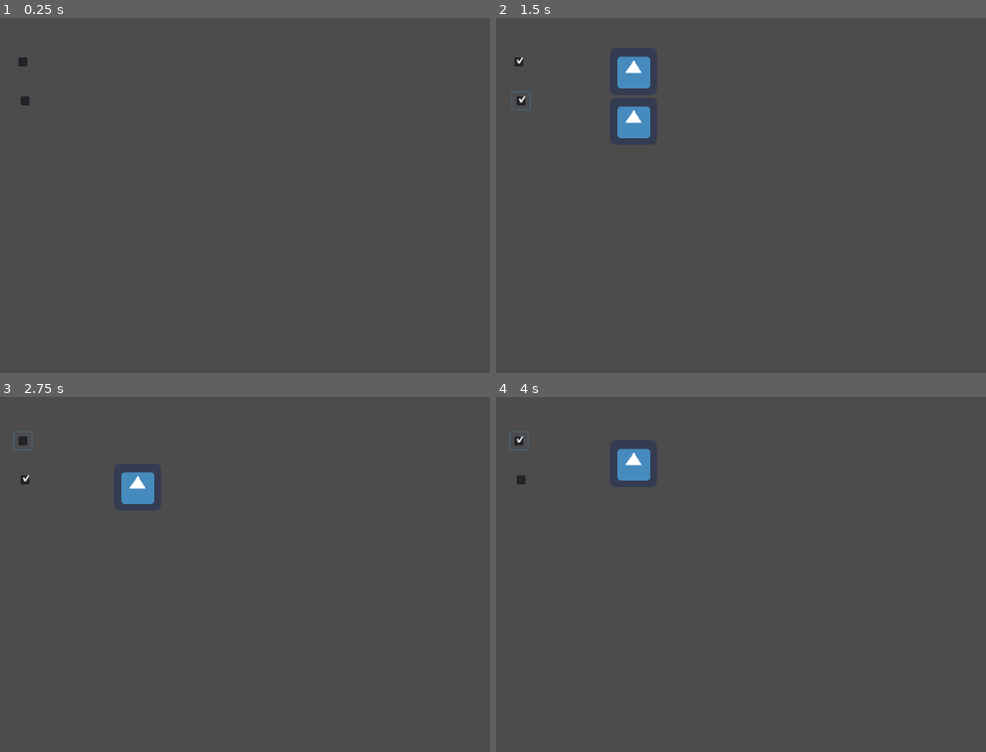
Above: before the commit, frames 1-4 (two rows, left to right).
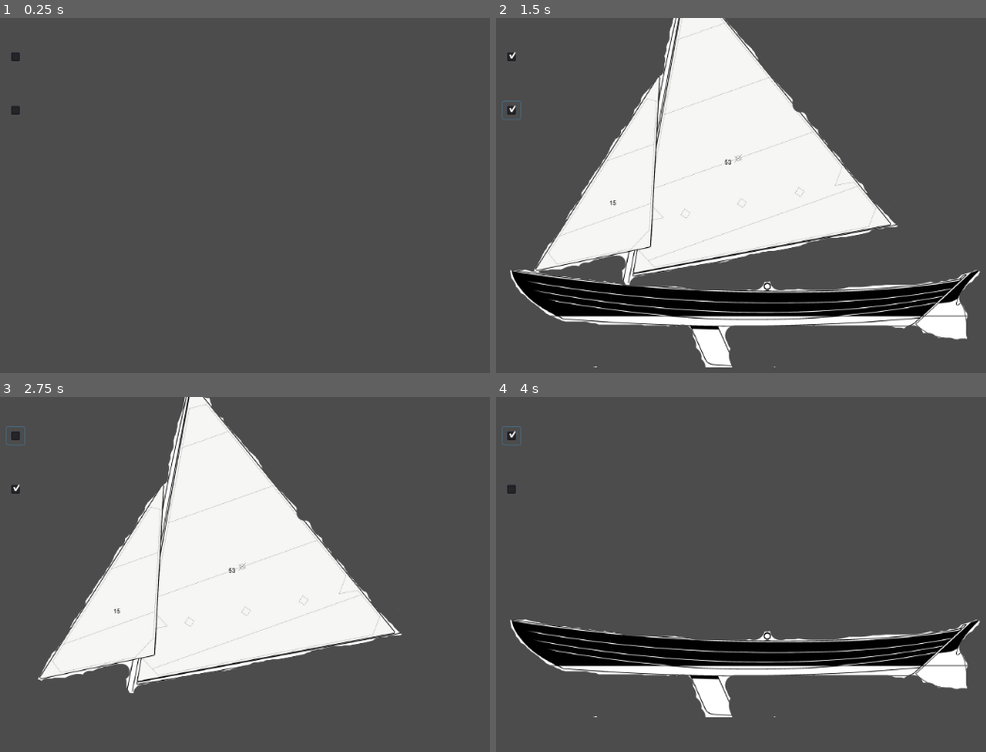
Above: after the commit, the same moments.

Repository: areed97/NewGodotPrototype
Game: Godot game, scene res://Node2D.tscn
Same seed, same stepped clock (60 frames per second), same inputs: the game is played once before the commit and once after it. The engine's default icon, where the game draws it, is replaced by a stand-in: a white triangle on a blue panel in a dark square.
Inputs (mouse positions are in pixels of both pictures, inside the frame that each line leads up to; where the layout moved, square brackets give the same spot in the first picture):
- Up to frame 1 (0.25 s): no input
- Up to frame 2 (1.5 s): click (510, 57) [520, 60] at 0.5 s; click (510, 110) [520, 99] at 1.25 s
- Up to frame 3 (2.75 s): click (14, 436) [24, 439] at 2 s
- Up to frame 4 (4 s): click (510, 489) [520, 478] at 2.75 s; click (510, 436) [520, 439] at 3.5 s

The runs differ from the first frame. In frame 1, 0.2% of the frame differs, in the area x 2-6%, y 9-28%; in frame 2, 39%, in the area x 1-99%, y 0-99%; in frame 3, 29%; in frame 4, 12%.

Commit message:
adding sprites

Diff:
--- a/GodotPrototype/Node2D.gd
+++ b/GodotPrototype/Node2D.gd
@@ -7,36 +7,19 @@
 
 
 # Called when the node enters the scene tree for the first time.
-func _ready():
-	pass # Replace with function body.
-
-
-# Called every frame. 'delta' is the elapsed time since the previous frame.
-#func _process(delta):
-#	pass
-
-
-#func _on_CheckBox_pressed():
-#	$Sprite2.hide()
-
-
-#func _on_CheckBox2_pressed():
-#	$Sprite.hide()
-
-
 func _on_CheckBox2_toggled(button_pressed):
 	if (button_pressed):
-		$Sprite.show()
-		$Sprite2.move_local_y(50)
+		self.find_node("Sail").get_child(0).show()
+		self.find_node("Base").get_child(0).move_local_y(40)
 	else:
-		$Sprite.hide()
-		$Sprite2.move_local_y(-50)
+		self.find_node("Sail").get_child(0).hide()
+		self.find_node("Base").get_child(0).move_local_y(-40)
 
 
 func _on_CheckBox_toggled(button_pressed):
 	if (button_pressed):
-		$Sprite2.show()
-		$Sprite.move_local_y(-50)
+		self.find_node("Base").get_child(0).show()
+		self.find_node("Sail").get_child(0).move_local_y(-40)
 	else:
-		$Sprite2.hide()
-		$Sprite.move_local_y(50)
+		self.find_node("Base").get_child(0).hide()
+		self.find_node("Sail").get_child(0).move_local_y(40)
--- a/GodotPrototype/Node2D.tscn
+++ b/GodotPrototype/Node2D.tscn
@@ -1,31 +1,36 @@
-[gd_scene load_steps=3 format=2]
+[gd_scene load_steps=4 format=2]
 
-[ext_resource path="res://icon.png" type="Texture" id=1]
-[ext_resource path="res://Node2D.gd" type="Script" id=2]
+[ext_resource path="res://northeasterdorysail.png" type="Texture" id=1]
+[ext_resource path="res://northeasterdorybase.png" type="Texture" id=2]
+[ext_resource path="res://Node2D.gd" type="Script" id=3]
 
 [node name="Node2D" type="Node2D"]
-script = ExtResource( 2 )
+script = ExtResource( 3 )
 
 [node name="CheckBox" type="CheckBox" parent="."]
-margin_left = 46.0
-margin_top = 48.0
-margin_right = 70.0
-margin_bottom = 72.0
+margin_left = 36.0
+margin_top = 41.0
+margin_right = 60.0
+margin_bottom = 65.0
 
 [node name="CheckBox2" type="CheckBox" parent="."]
-margin_left = 49.0
-margin_top = 101.0
-margin_right = 73.0
-margin_bottom = 125.0
+margin_left = 36.0
+margin_top = 114.0
+margin_right = 60.0
+margin_bottom = 138.0
 
-[node name="Sprite" type="Sprite" parent="."]
+[node name="Base" type="Node2D" parent="."]
+
+[node name="Sprite" type="Sprite" parent="Base"]
 visible = false
-position = Vector2( 214, 123 )
-texture = ExtResource( 1 )
+position = Vector2( 340, 157 )
+texture = ExtResource( 2 )
 
-[node name="Sprite2" type="Sprite" parent="."]
+[node name="Sail" type="Node2D" parent="."]
+
+[node name="Sprite2" type="Sprite" parent="Sail"]
 visible = false
-position = Vector2( 214, 91 )
+position = Vector2( 339, 236 )
 texture = ExtResource( 1 )
 
 [connection signal="toggled" from="CheckBox" to="." method="_on_CheckBox_toggled"]
--- a/GodotPrototype/project.godot
+++ b/GodotPrototype/project.godot
@@ -10,7 +10,7 @@
 
 [application]
 
-config/name="GodotPrototype"
+config/name="GodotPrototype2"
 run/main_scene="res://Node2D.tscn"
 config/icon="res://icon.png"
 
--- a/GodotPrototype/test.gd
+++ b/GodotPrototype/test.gd
@@ -1,4 +1,4 @@
-extends Node
+extends Node2D
 
 
 # Declare member variables here. Examples:
@@ -14,3 +14,29 @@
 # Called every frame. 'delta' is the elapsed time since the previous frame.
 #func _process(delta):
 #	pass
+
+
+#func _on_CheckBox_pressed():
+#	$Sprite2.hide()
+
+
+#func _on_CheckBox2_pressed():
+#	$Sprite.hide()
+
+
+func _on_CheckBox2_toggled(button_pressed):
+	if (button_pressed):
+		$Sprite.show()
+		$Sprite2.move_local_y(50)
+	else:
+		$Sprite.hide()
+		$Sprite2.move_local_y(-50)
+
+
+func _on_CheckBox_toggled(button_pressed):
+	if (button_pressed):
+		$Sprite2.show()
+		$Sprite.move_local_y(-50)
+	else:
+		$Sprite2.hide()
+		$Sprite.move_local_y(50)
Not shown, changed: GodotPrototype/export_presets.cfg
Binary file added: GodotPrototype/northeasterdorybase.png
Not shown, added: GodotPrototype/northeasterdorybase.png.import
Binary file added: GodotPrototype/northeasterdorysail.png
Not shown, added: GodotPrototype/northeasterdorysail.png.import
Not shown, changed: build/web/index.html
Not shown, changed: build/web/index.pck
